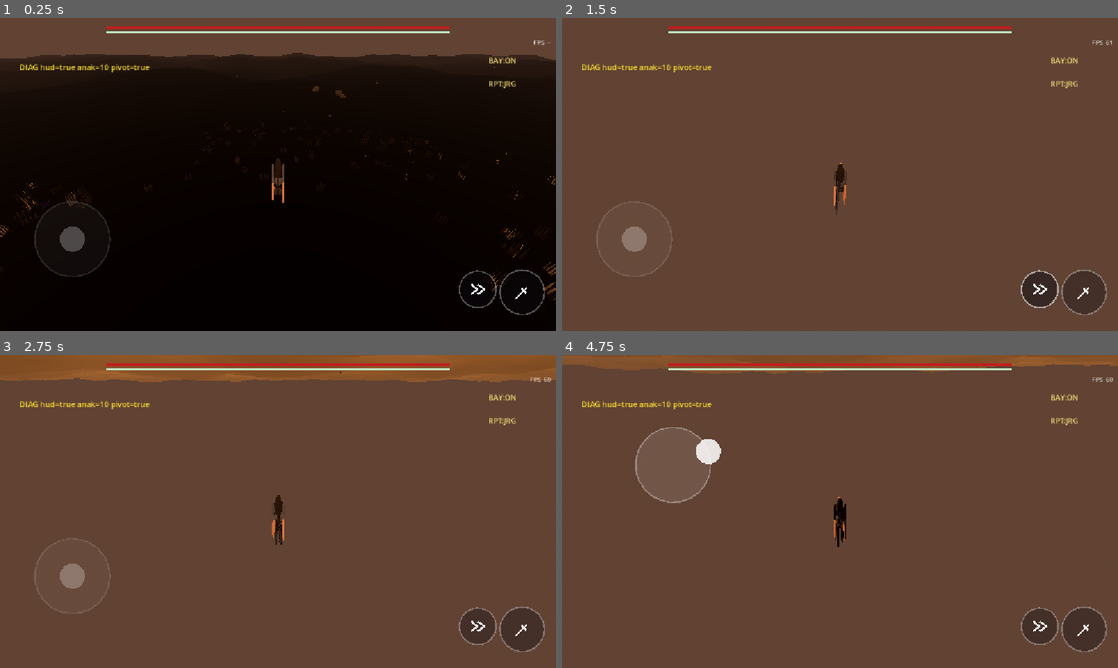
Above: before the commit, frames 1-4 (two rows, left to right).
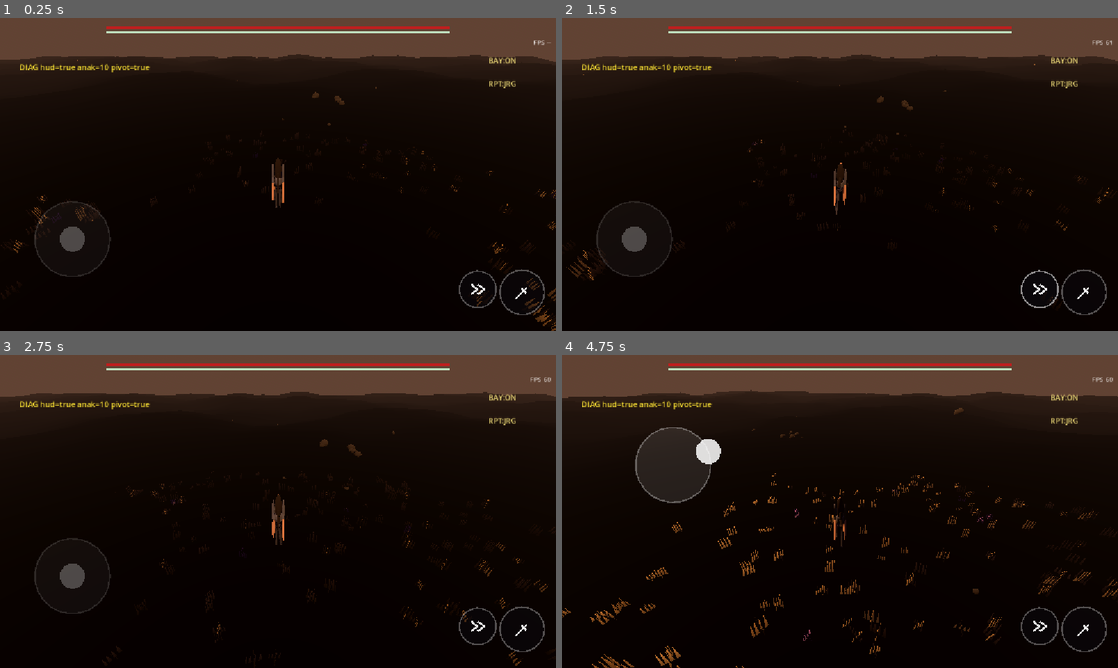
Above: after the commit, the same moments.

Repository: muzape28-blip/ZDEV-RPG
Game: Godot game, scene res://scenes/main.tscn
The game is run twice, just before and just after one commit, with the same random seed, the same clock (stepped at 60 frames per second) and the same inputs.
Inputs (mouse positions are in pixels of both pictures, inside the frame that each line leads up to):
- Up to frame 1 (0.25 s): no input
- Up to frame 2 (1.5 s): drag from (1084, 293) to (895, 105) at 0.52 s; drag from (1040, 290) to (812, 237) at 1.27 s
- Up to frame 3 (2.75 s): move the mouse to (333, 442) at 2.02 s; click (333, 442) at 2.17 s
- Up to frame 4 (4.75 s): drag from (812, 574) to (673, 464) at 2.77 s; move the mouse to (1006, 558) at 3.52 s; click (1006, 558) at 3.67 s; drag from (673, 464) to (756, 433) at 4.27 s

The runs differ from the first frame. In frame 1, 1.2% of the frame differs, in the area x 0-100%, y 11-100%; in frame 2, 87%; in frame 3, 94%, in the area x 0-100%, y 0-100%; in frame 4, 90%.
Error before the commit: Invalid call. Nonexistent function 'set_data' in base 'HeightMapShape3D'. (res://scripts/terrain_generator.gd:117)

Commit message:
fix: HeightMapShape3D map_data + grid 1m (API resmi 4.7, CI merah sebelumnya)
Co-authored-by: arena-agent <297053741+arena-agent@users.noreply.github.com>

Diff:
--- a/scripts/terrain_generator.gd
+++ b/scripts/terrain_generator.gd
@@ -106,15 +106,17 @@
 	add_child(mi)
 
 	# collision terrain: HeightMapShape3D (tool resmi — concave trimesh
-	# bikin CharacterBody nyangkut di internal edges, pelajaran UAT #9)
+	# bikin CharacterBody nyangkut di internal edges, pelajaran UAT #9).
+	# API resmi 4.7: property map_data + spacing WAJIB 1 unit (docs).
+	var w := int(size) + 1
 	var hshape := HeightMapShape3D.new()
-	hshape.map_width = n + 1
-	hshape.map_depth = n + 1
+	hshape.map_width = w
+	hshape.map_depth = w
 	var data := PackedFloat32Array()
-	for row in heights:
-		for hval in row:
-			data.append(hval)
-	hshape.set_data(data)
+	for iz in range(w):
+		for ix in range(w):
+			data.append(get_height_at(-size * 0.5 + float(ix), -size * 0.5 + float(iz)))
+	hshape.map_data = data
 	var body := StaticBody3D.new()
 	var col := CollisionShape3D.new()
 	col.shape = hshape
